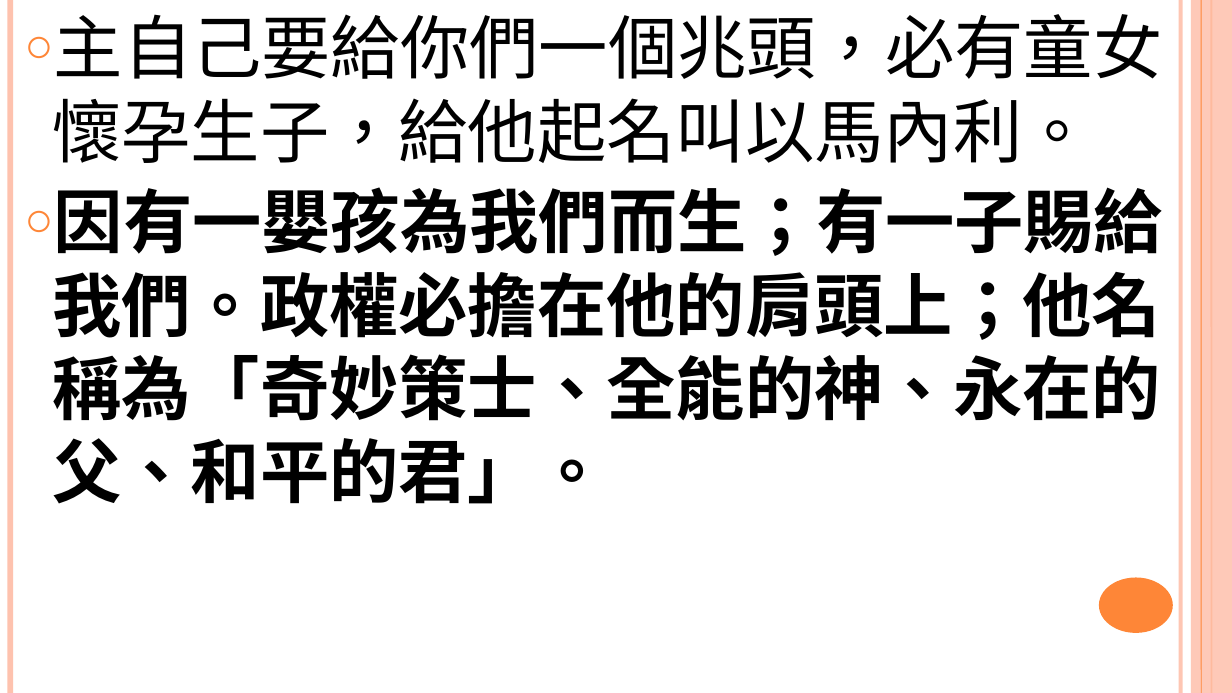
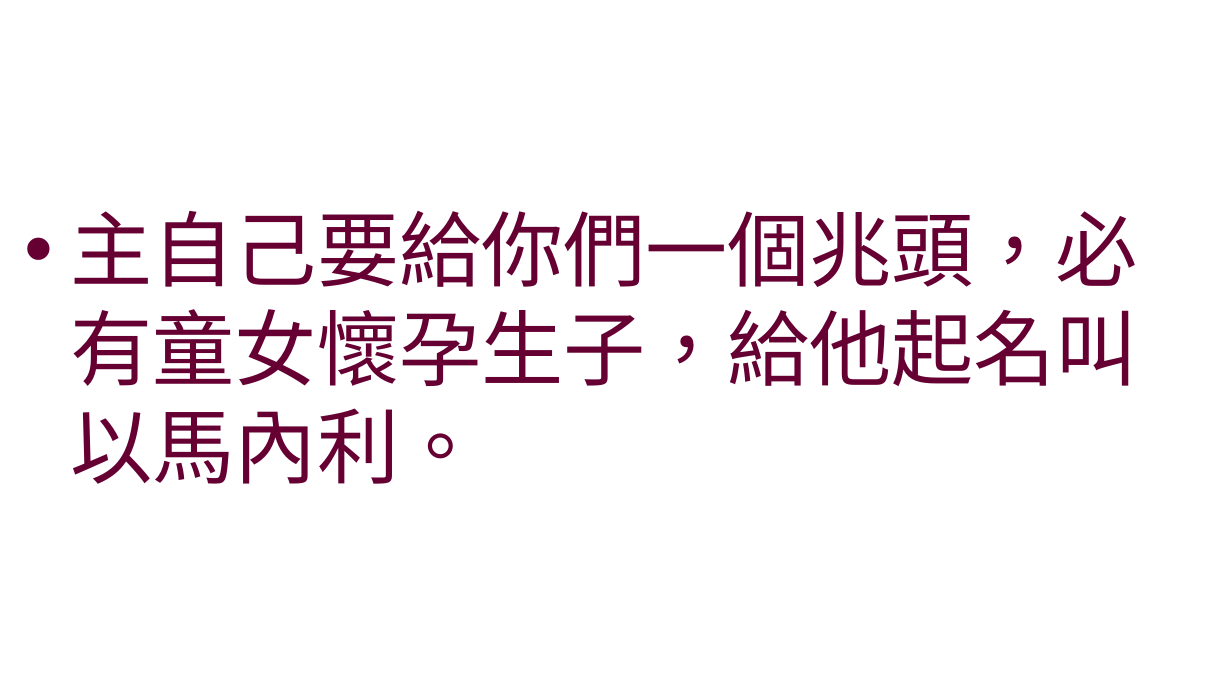
Before and after one commit to batisuoc/worship-resources, a slide deck: slide 2 of 6救主降生.pptx. Drawn at 1232x693 pixels with LibreOffice and Linux fonts; fonts in the diff are those of the drawing; background and template pictures are left out. Boxes give left, top, right and bottom in pixels: in the first picture for what was removed or moved away, otherwise in the second. Text is boxed around its words. In the diff, an @@ line names an element or a change of style, - is before the commit and + after.

```diff
--- a/6救主降生.pptx
+++ b/6救主降生.pptx
@@ line removed from (10, 0) to (10, 693) @@
@@ text "主自己要給你們一個兆頭，必有童女懷孕生子，給他起名叫以馬內利。" at bbox=[71, 211, 1138, 484]: size 54 to 64 pt, text colour #000000 to #660033; bullet ○ to •; more space between paragraphs; vertical alignment top to middle @@
@@ line removed from (1181, 0) to (1181, 693) @@
@@ rectangle removed at bbox=[1191, 0, 1232, 693] @@
@@ line removed from (1202, 0) to (1202, 693) @@
@@ line removed from (1212, 0) to (1212, 693) @@
@@ text at bbox=[52, 187, 1163, 504]: paragraph removed @@
-○ 因有一嬰孩為我們而生；有一子賜給我們。政權必擔在他的肩頭上；他名稱為「奇妙策士、全能的神、永在的父、和平的君」。
@@ ellipse removed at bbox=[1099, 578, 1173, 633] @@
```
Also in this commit, not shown: 4 other slides changed, 3 slides added, 1 other file.
